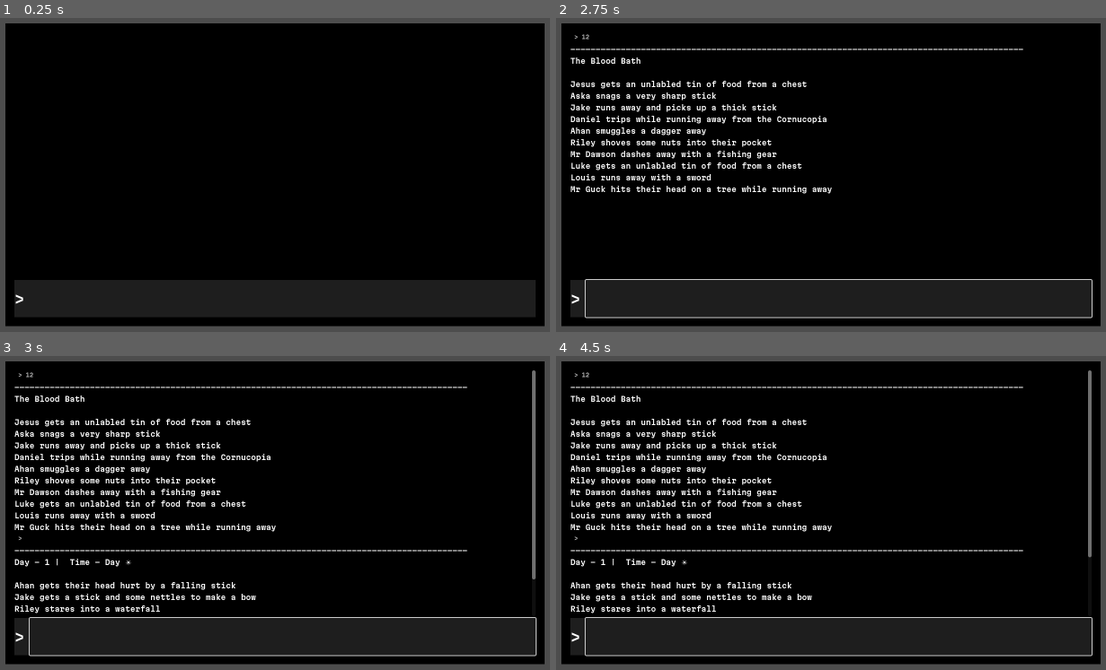
Above: before the commit, frames 1-4 (two rows, left to right).
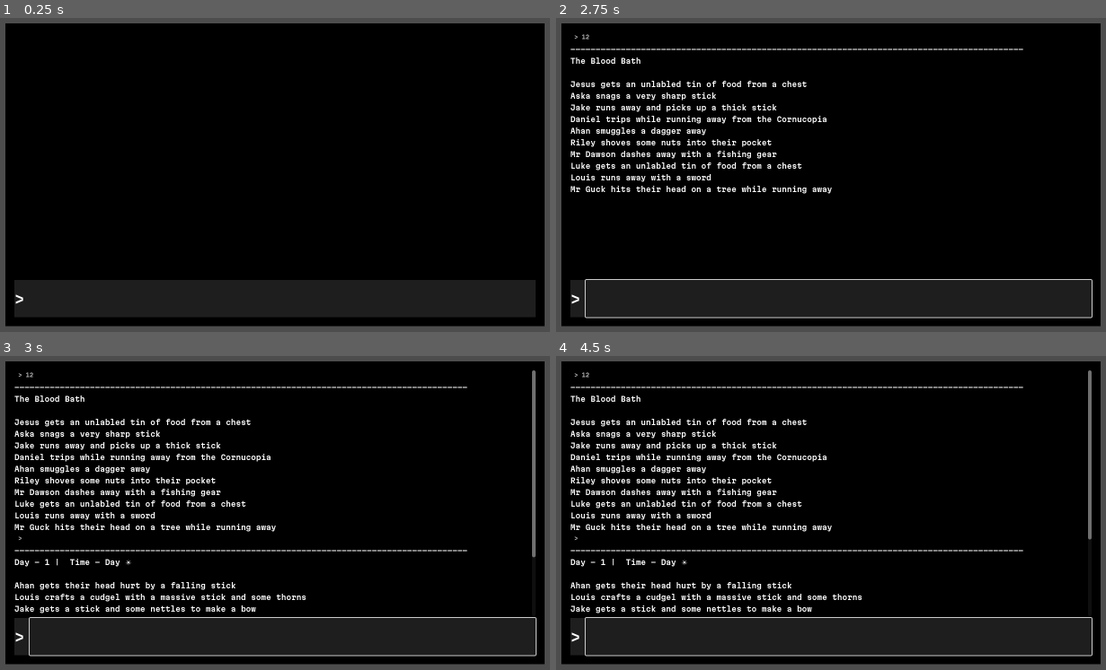
Above: after the commit, the same moments.

Repository: GelatinAndWater/Simulator
Game: Godot game, scene res://Scenes/Hunger_games.tscn
Two runs of this game, one before a commit and one after it. Both use one fixed random seed, a clock stepped at 60 frames per second and the inputs below.
Inputs (mouse positions are in pixels of both pictures, inside the frame that each line leads up to):
- Up to frame 1 (0.25 s): no input
- Up to frame 2 (2.75 s): click (836, 297) at 0.52 s; type "12" at 0.6 s; tap Enter at 1.25 s; tap Space at 2 s
- Up to frame 3 (3 s): tap Enter at 2.75 s
- Up to frame 4 (4.5 s): tap Space at 3.5 s; tap Enter at 4.25 s

Frames 1-2 are identical in both runs. In frame 3, 1.0% of the frame differs, in the area x 2-98%, y 63-82%; in frame 4, 1.0%.

Commit message:
Addition/ Expansion of Trading Events

Diff:
--- a/The Simulator Bible/Scenes/Hunger_games.gd
+++ b/The Simulator Bible/Scenes/Hunger_games.gd
@@ -835,6 +835,24 @@
 		elif SimulateRandomNumber == 4:
 			Response += "\n" + listOfCharacterNames[TempCharacter1] + " builds a wooden sword"
 			BruteForceArrayChanger(TempCharacter1, "Sword", "Add", "Belongings")
+		elif SimulateRandomNumber == 5:
+			Response += "\n" + listOfCharacterNames[TempCharacter1] + " crafts a cudgel with a massive stick and some thorns"
+			BruteForceArrayChanger(TempCharacter1, "Melee", "Add", "Belongings")
+		elif SimulateRandomNumber == 6:
+			Response += "\n" + listOfCharacterNames[TempCharacter1] + " crafts a cudgel with a massive stick and some thorns"
+			BruteForceArrayChanger(TempCharacter1, "Melee", "Add", "Belongings")
+		elif SimulateRandomNumber == 7:
+			Response += "\n" + listOfCharacterNames[TempCharacter1] + " crafts a cudgel with a massive stick and some thorns"
+			BruteForceArrayChanger(TempCharacter1, "Melee", "Add", "Belongings")
+		elif SimulateRandomNumber == 8:
+			Response += "\n" + listOfCharacterNames[TempCharacter1] + " crafts a cudgel with a massive stick and some thorns"
+			BruteForceArrayChanger(TempCharacter1, "Melee", "Add", "Belongings")
+		elif SimulateRandomNumber == 9:
+			Response += "\n" + listOfCharacterNames[TempCharacter1] + " crafts a cudgel with a massive stick and some thorns"
+			BruteForceArrayChanger(TempCharacter1, "Melee", "Add", "Belongings")
+		elif SimulateRandomNumber == 10:
+			Response += "\n" + listOfCharacterNames[TempCharacter1] + " crafts a cudgel with a massive stick and some thorns"
+			BruteForceArrayChanger(TempCharacter1, "Melee", "Add", "Belongings")
 
 
 #Communication Event 📞
